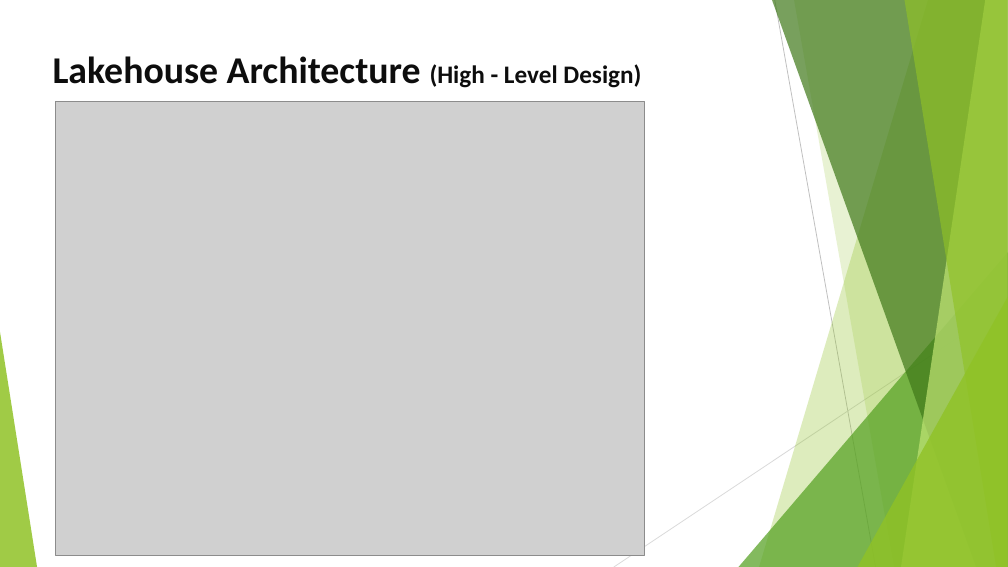
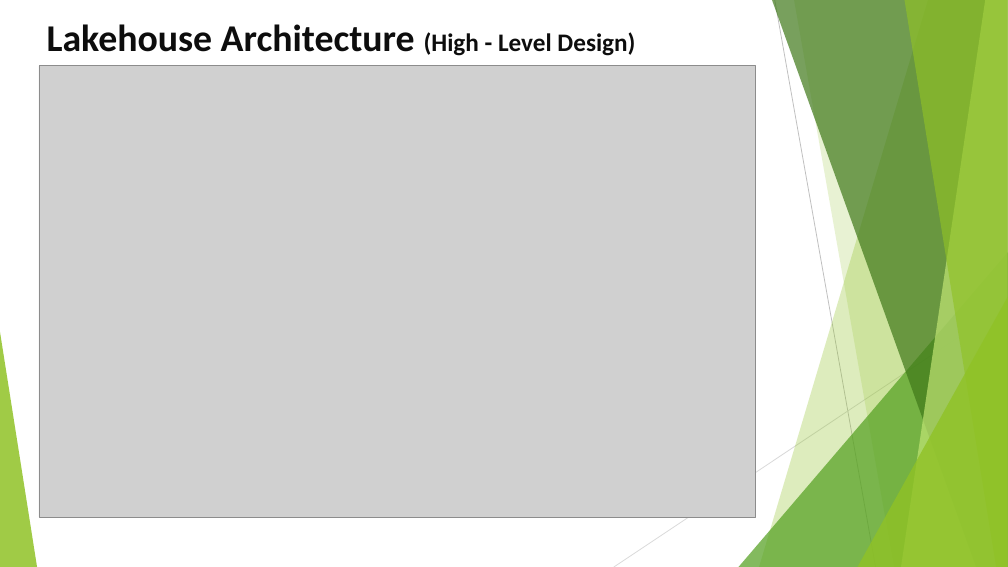
Before and after one commit to Bellamkondakumaraswamy/Credit-Risk-Assessment-Pipeline, a slide deck: slide 4 of Credit Risk Assessment Pipeline PPTX.pptx (slide 6 before the commit). Drawn at 1008x567 pixels with LibreOffice and Linux fonts; fonts in the diff are those of the drawing; grey boxes stand for pictures. Boxes give left, top, right and bottom in pixels: in the first picture for what was removed or moved away, otherwise in the second. Text is boxed around its words. In the diff, an @@ line names an element or a change of style, - is before the commit and + after.

```diff
--- a/Credit Risk Assessment Pipeline PPTX.pptx
+++ b/Credit Risk Assessment Pipeline PPTX.pptx
@@ title "Lakehouse Architecture (High - Level ...": place and size @@
-title "Lakehouse Architecture (High - Level ..." at [53, 56, 641, 88]
+title "Lakehouse Architecture (High - Level ..." at [47, 24, 635, 56]
@@ picture: place and size @@
-picture at [55, 101, 645, 555]
+picture at [39, 66, 756, 517]
```
Also in this commit, not shown: 6 other slides changed, 5 slides added, 6 slides removed, 16 other files.
